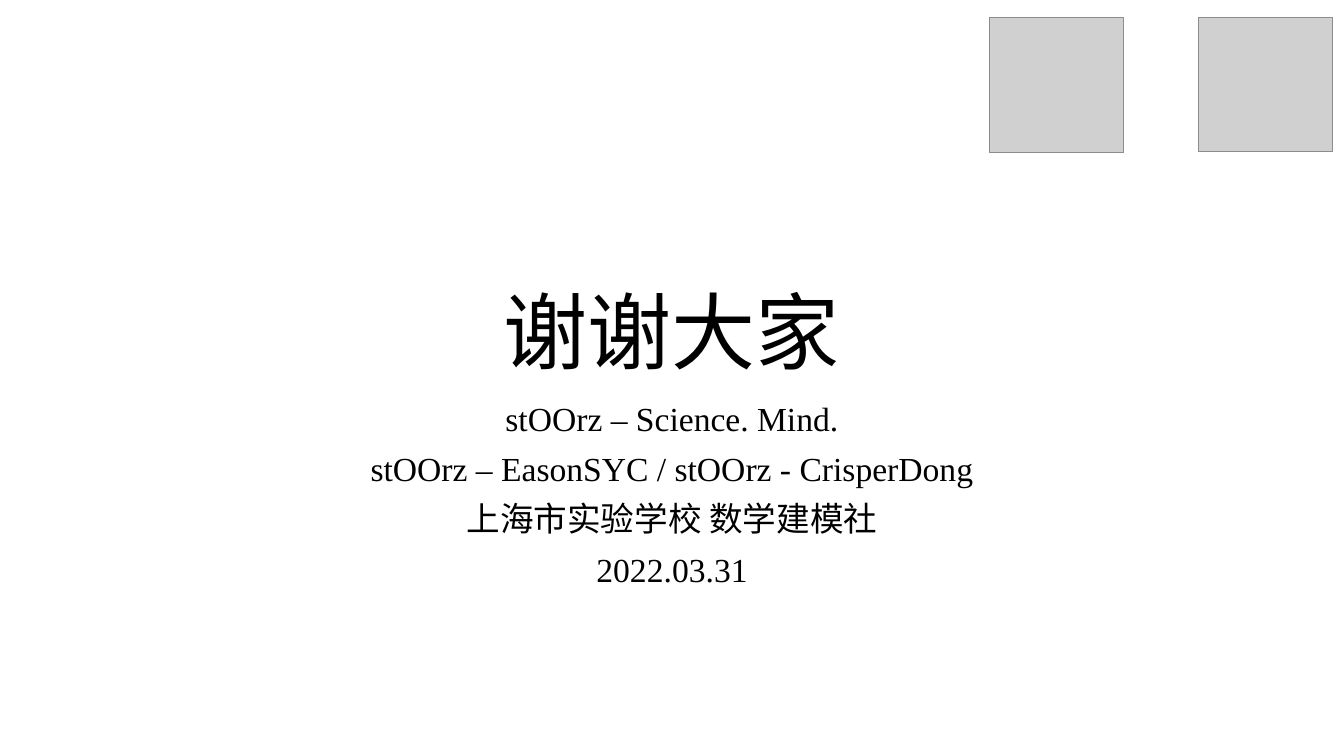
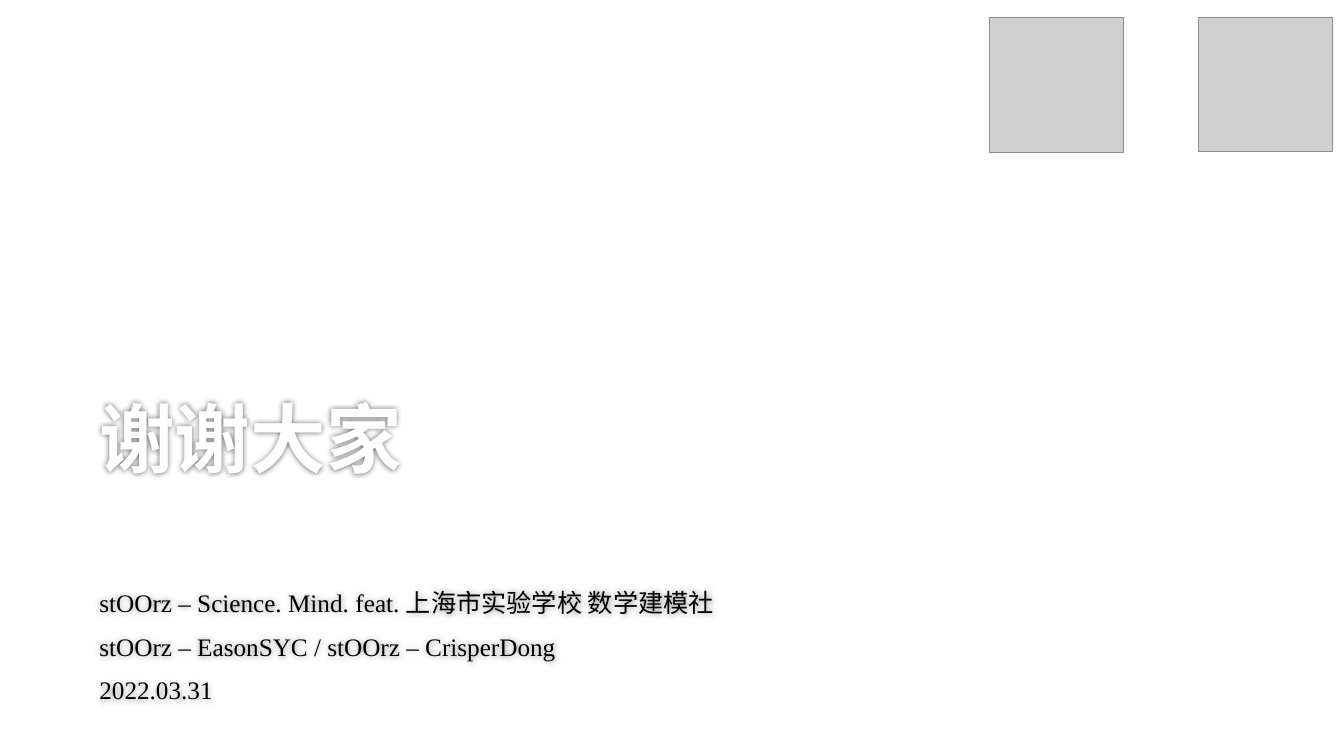
Before and after one commit to stOOrz-Science-Mind/2019_HiMCM_A_10006, a slide deck: slide 45 of 10005.pptx (slide 44 before the commit). Drawn at 1344x756 pixels with LibreOffice and Linux fonts; fonts in the diff are those of the drawing; grey boxes stand for pictures; background and template pictures are left out. Boxes give left, top, right and bottom in pixels: in the first picture for what was removed or moved away, otherwise in the second. Text is boxed around its words. In the diff, an @@ line names an element or a change of style, - is before the commit and + after.

```diff
--- a/10005.pptx
+++ b/10005.pptx
@@ title "谢谢大家": place and size @@
-title "谢谢大家" at bbox=[504, 292, 840, 370]
+title "谢谢大家" at bbox=[99, 401, 401, 476]
@@ title "谢谢大家" at bbox=[99, 401, 401, 476]: size 60 to 54 pt, text colour #000000 to #FEFEFE, bold on; alignment centre to left; line spacing 0.9 to 1 @@
@@ subtitle "stOOrz – Science. Mind. feat. ...": place and size @@
-subtitle "stOOrz – Science. Mind. feat. ..." at bbox=[371, 407, 974, 583]
+subtitle "stOOrz – Science. Mind. feat. ..." at bbox=[99, 590, 714, 700]
@@ subtitle at bbox=[99, 590, 714, 662]: text changed; size 24 to 18 pt @@
-stOOrz – Science. Mind.
-stOOrz – EasonSYC / stOOrz - CrisperDong
-上海市实验学校 数学建模社
+stOOrz – Science. Mind. feat. 上海市实验学校 数学建模社
+stOOrz – EasonSYC / stOOrz – CrisperDong
@@ subtitle at bbox=[99, 682, 212, 700]: size 24 to 18 pt in "2022.03.31"; alignment centre to left; line spacing 0.9 to 1 @@
```
Also in this commit, not shown: 43 other slides changed, 1 slide added.
